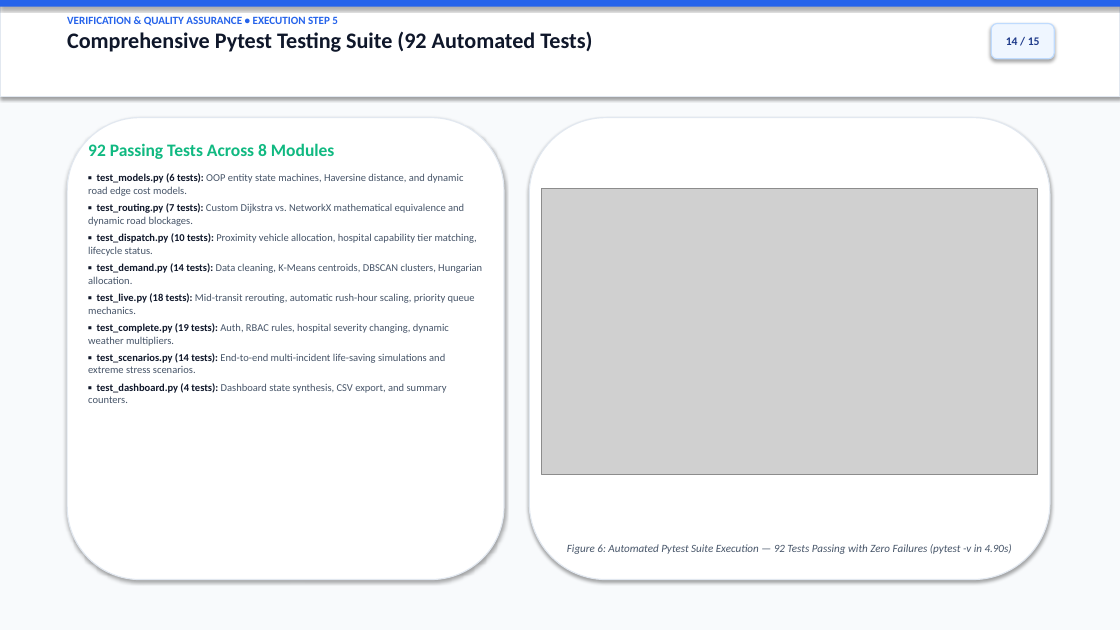
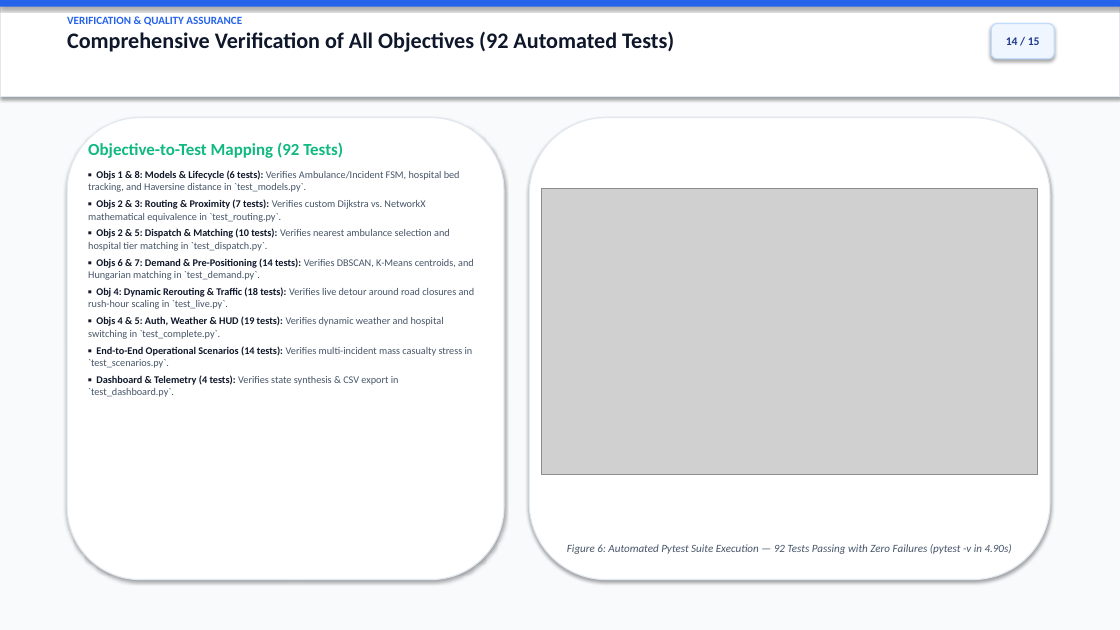
Before and after one commit to Irfans8896/ambulance-dispatch-optimizer, a slide deck: slide 14 of Ambulance_Dispatch_Route_Optimizer_Presentation.pptx. Drawn at 1120x630 pixels with LibreOffice and Linux fonts; fonts in the diff are those of the drawing; grey boxes stand for pictures. Boxes give left, top, right and bottom in pixels: in the first picture for what was removed or moved away, otherwise in the second. Text is boxed around its words. In the diff, an @@ line names an element or a change of style, - is before the commit and + after.

Commit message:
docs: restructure 15-slide presentation to focus directly on 8 core project objectives

```diff
--- a/Ambulance_Dispatch_Route_Optimizer_Presentation.pptx
+++ b/Ambulance_Dispatch_Route_Optimizer_Presentation.pptx
@@ text at box(67, 16, 674, 52): text changed @@
-VERIFICATION & QUALITY ASSURANCE • EXECUTION STEP 5
-Comprehensive Pytest Testing Suite (92 Automated Tests)
+VERIFICATION & QUALITY ASSURANCE
+Comprehensive Verification of All Objectives (92 Automated Tests)
@@ text at box(88, 142, 475, 397): text changed; size 9 to 8.8 pt @@
-92 Passing Tests Across 8 Modules
-▪ test_models.py (6 tests): OOP entity state machines, Haversine distance, and dynamic road edge cost models.
-▪ test_routing.py (7 tests): Custom Dijkstra vs. NetworkX mathematical equivalence and dynamic road blockages.
-▪ test_dispatch.py (10 tests): Proximity vehicle allocation, hospital capability tier matching, lifecycle status.
-▪ test_demand.py (14 tests): Data cleaning, K-Means centroids, DBSCAN clusters, Hungarian allocation.
-▪ test_live.py (18 tests): Mid-transit rerouting, automatic rush-hour scaling, priority queue mechanics.
-▪ test_complete.py (19 tests): Auth, RBAC rules, hospital severity changing, dynamic weather multipliers.
-▪ test_scenarios.py (14 tests): End-to-end multi-incident life-saving simulations and extreme stress scenarios.
-▪ test_dashboard.py (4 tests): Dashboard state synthesis, CSV export, and summary counters.
+Objective-to-Test Mapping (92 Tests)
+▪ Objs 1 & 8: Models & Lifecycle (6 tests): Verifies Ambulance/Incident FSM, hospital bed tracking, and Haversine distance in `test_models.py`.
+▪ Objs 2 & 3: Routing & Proximity (7 tests): Verifies custom Dijkstra vs. NetworkX mathematical equivalence in `test_routing.py`.
+▪ Objs 2 & 5: Dispatch & Matching (10 tests): Verifies nearest ambulance selection and hospital tier matching in `test_dispatch.py`.
+▪ Objs 6 & 7: Demand & Pre-Positioning (14 tests): Verifies DBSCAN, K-Means centroids, and Hungarian matching in `test_demand.py`.
+▪ Obj 4: Dynamic Rerouting & Traffic (18 tests): Verifies live detour around road closures and rush-hour scaling in `test_live.py`.
+▪ Objs 4 & 5: Auth, Weather & HUD (19 tests): Verifies dynamic weather and hospital switching in `test_complete.py`.
+▪ End-to-End Operational Scenarios (14 tests): Verifies multi-incident mass casualty stress in `test_scenarios.py`.
+▪ Dashboard & Telemetry (4 tests): Verifies state synthesis & CSV export in `test_dashboard.py`.
```
Also in this commit, not shown: 8 other slides changed, 6 slides added, 6 slides removed, 2 other files.
